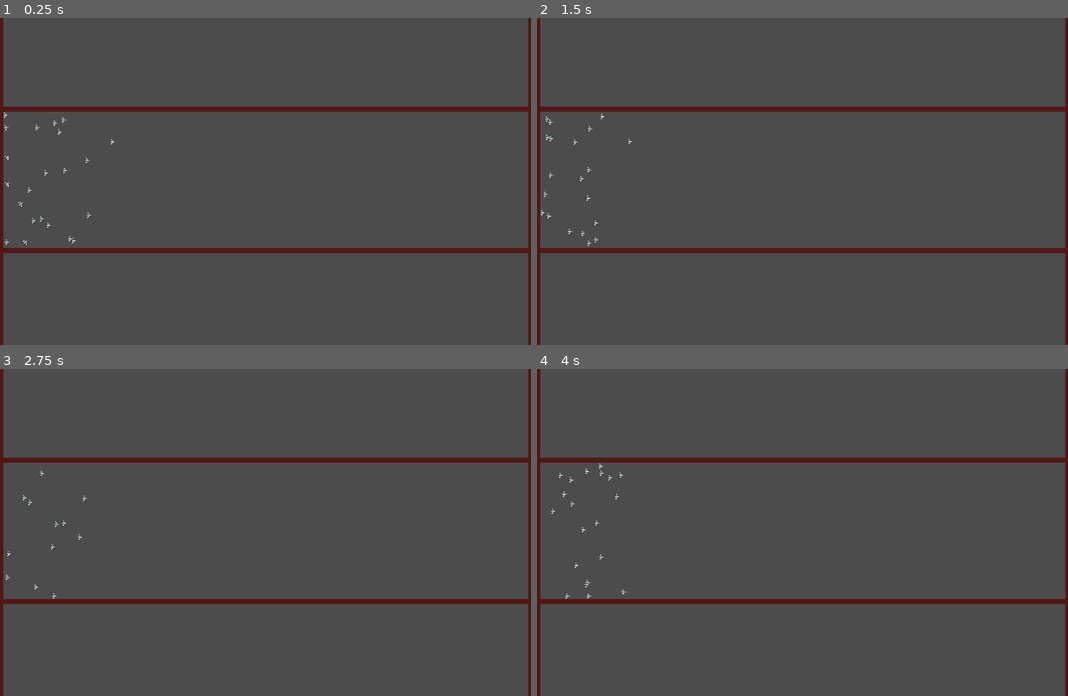
Above: before the commit, frames 1-4 (two rows, left to right).
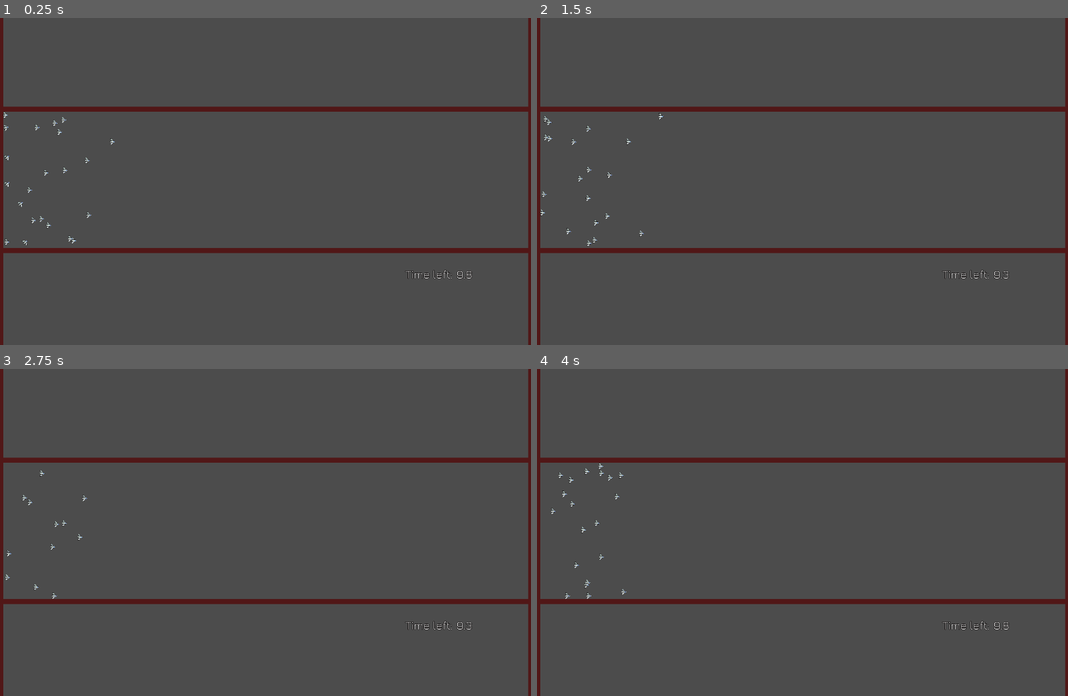
Above: after the commit, the same moments.

Repository: a0x77ry/plasmata
Game: Godot game, scene res://level1.tscn
Two runs of this game, one before a commit and one after it. Both use one fixed random seed, a clock stepped at 60 frames per second and the inputs below.
Inputs:
- Up to frame 1 (0.25 s): no input
- Up to frame 2 (1.5 s): tap Enter (ui_accept) at 0.5, 0.77 s; hold Right (right) 0.53-1.28 s; hold Down (down) from 1.28 s (still down)
- Up to frame 3 (2.75 s): tap Enter (ui_accept) at 1.52, 2 s; release Down (down) at 2.03 s; hold Right (right) from 2.03 s (still down)
- Up to frame 4 (4 s): tap Enter (ui_accept) at 2.75, 3.02, 3.5, 3.77 s; release Right (right) at 2.78 s; hold Up (up) 2.78-3.53 s; hold Left (left) from 3.53 s (still down)

The runs differ from the first frame. In frame 1, 0.1% of the frame differs, in the area x 76-89%, y 77-80%; in frame 2, 0.3%, in the area x 0-89%, y 29-80%; in frame 3, 0.1%; in frame 4, 0.1%.

Commit message:
Add countdown timer

Diff:
--- a/level1.tscn
+++ b/level1.tscn
@@ -1,5 +1,6 @@
-[gd_scene load_steps=5 format=2]
+[gd_scene load_steps=7 format=2]
 
+[ext_resource path="res://fonts/Jura-Light.ttf" type="DynamicFontData" id=1]
 [ext_resource path="res://wall.tscn" type="PackedScene" id=2]
 [ext_resource path="res://scripts/level1.gd" type="Script" id=3]
 
@@ -8,6 +9,13 @@
 
 [sub_resource type="RectangleShape2D" id=2]
 extents = Vector2( 10, 169.5 )
+
+[sub_resource type="DynamicFont" id=3]
+size = 28
+outline_size = 1
+outline_color = Color( 0.0117647, 0, 0, 1 )
+use_filter = true
+font_data = ExtResource( 1 )
 
 [node name="Level1" type="Node2D" groups=["level"]]
 position = Vector2( 0, 131 )
@@ -55,5 +63,30 @@
 one_shot = true
 autostart = true
 
+[node name="Countdown" type="HBoxContainer" parent="."]
+margin_left = 992.0
+margin_top = 470.0
+margin_right = 1238.0
+margin_bottom = 522.0
+
+[node name="Time left" type="Label" parent="Countdown"]
+margin_top = 8.0
+margin_right = 122.0
+margin_bottom = 43.0
+custom_fonts/font = SubResource( 3 )
+text = "Time left: "
+align = 1
+valign = 1
+
+[node name="Time" type="Label" parent="Countdown"]
+margin_left = 126.0
+margin_top = 8.0
+margin_right = 158.0
+margin_bottom = 43.0
+custom_fonts/font = SubResource( 3 )
+text = "20"
+align = 1
+valign = 1
+
 [connection signal="body_entered" from="FinishLine" to="." method="_on_FinishLine_body_entered"]
 [connection signal="timeout" from="Timer" to="." method="_on_Timer_timeout"]
--- a/scripts/level1.gd
+++ b/scripts/level1.gd
@@ -4,6 +4,8 @@
 const TARGET_POPULATION := 22
 
 onready var spawning_area = get_node("SpawningArea")
+onready var timer = get_node("Timer")
+onready var countdown = get_node("Countdown/Time")
 
 var number_of_agents = 22
 var agents = []
@@ -19,6 +21,8 @@
 func _process(_delta):
   if Input.is_action_just_pressed("ui_accept"):
     change_generation()
+
+  countdown.text = String("%.1f" % timer.time_left)
 
 
 func change_generation():
--- a/scripts/main.gd
+++ b/scripts/main.gd
@@ -57,7 +57,7 @@
   var crossovered_genome = couple_genomes[0]
   for _i in number_of_offspring:
     for i in range(couple_genomes[0]["links"].size()):
-      var b = random.randfn(1)
+      var b = random.randfn(1.0, 0.2)
       var offspring_link_weight: float
       if random.randf() > 0.5:
         offspring_link_weight = ((1.0 + b) * couple_genomes[0]["links"][i]["weight"]
Binary file added: fonts/Jura-Light.ttf
